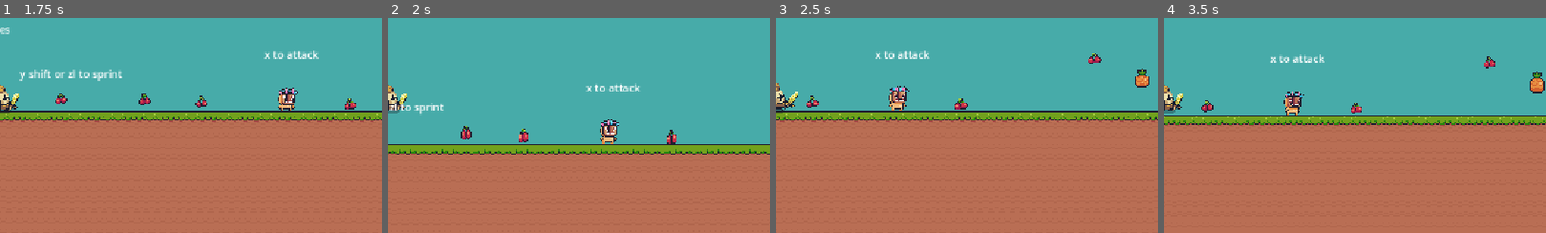
Above: before the commit, frames 1-4 (left to right).
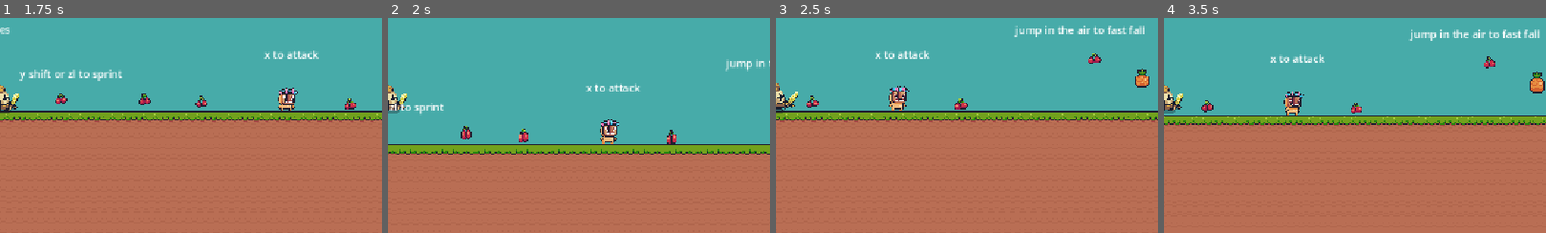
Above: after the commit, the same moments.

Repository: vandohman7/vans-first-game
Game: Godot game, scene res://scenes/tutorial.tscn
Two runs of this game, one before a commit and one after it. Both use one fixed random seed, a clock stepped at 60 frames per second and the inputs below. This scene is started directly instead of the project's main scene.
Inputs:
- Up to frame 1 (1.75 s): hold D (right) from 0.53 s (still down); tap Space (jump) at 0.6, 0.77, 1.07, 1.52, 1.55 s; tap Shift (sprint) at 1.35 s
- Up to frame 2 (2 s): keep holding D (right); tap Space (jump) at 1.82 s
- Up to frame 3 (2.5 s): release D (right) at 2.03 s; hold A (left) from 2.03 s (still down); tap Space (jump) at 2.1 s
- Up to frame 4 (3.5 s): release A (left) at 2.78 s; hold D (right) from 2.78 s (still down); tap Shift (sprint) at 2.85 s; tap Space (jump) at 3.02, 3.05, 3.32 s
The pictures show only the part of the screen within x 50-100%, y 31-81%; the shares and areas given below are measured in that part.

Frame 1 is identical in both runs. In frame 2, 0.2% of the frame differs, in the area x 88-100%, y 19-25%; in frame 3, 0.7%, in the area x 62-97%, y 3-9%; in frame 4, 0.7%.

Commit message:
Update tutorial.tscn

Diff:
--- a/scenes/tutorial.tscn
+++ b/scenes/tutorial.tscn
@@ -1262,4 +1262,11 @@
 offset_bottom = 770.32
 text = "y shift or zl to sprint"
 
+[node name="Label7" type="Label" parent="."]
+offset_left = 1022.0
+offset_top = 704.0
+offset_right = 1218.0
+offset_bottom = 727.0
+text = "jump in the air to fast fall"
+
 [connection signal="body_entered" from="death_floor" to="death_floor" method="_on_body_entered"]
